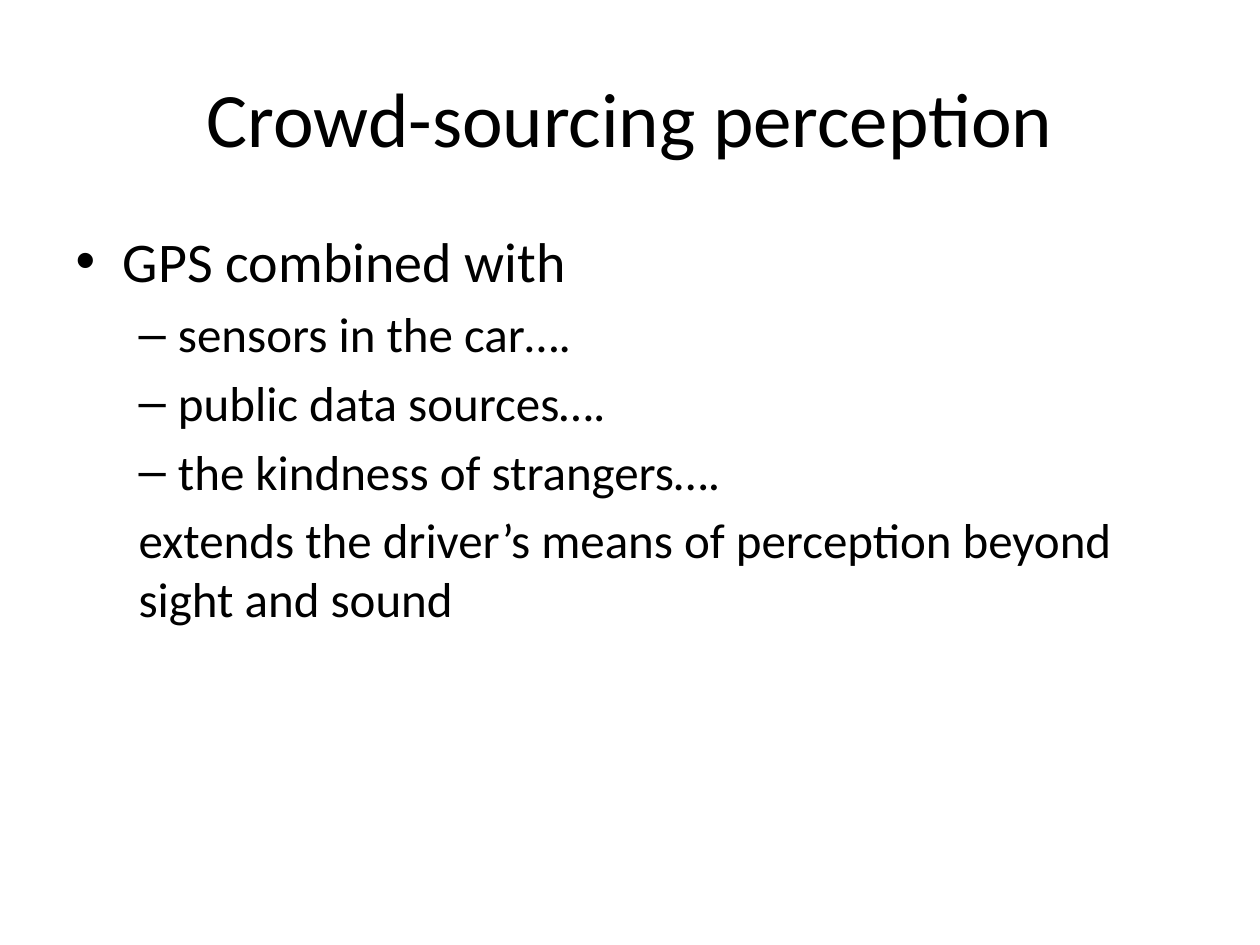
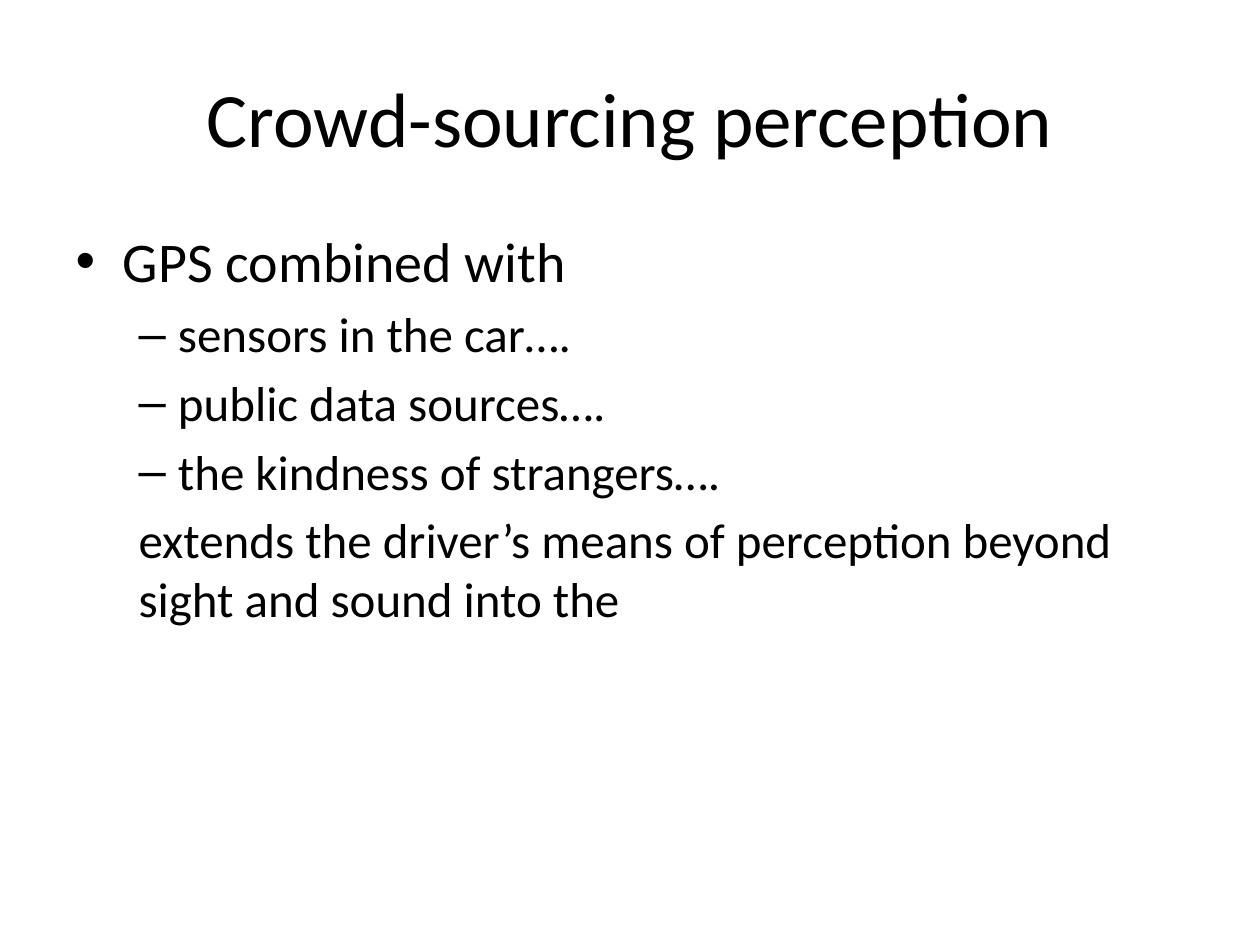
Before and after one commit to srish/crashers, a slide deck: slide 2 of The situated driver.pptx. Drawn at 1260x945 pixels with LibreOffice and Linux fonts; fonts in the diff are those of the drawing. Boxes give left, top, right and bottom in pixels: in the first picture for what was removed or moved away, otherwise in the second. Text is boxed around its words. In the diff, an @@ line names an element or a change of style, - is before the commit and + after.

```diff
--- a/The situated driver.pptx
+++ b/The situated driver.pptx
@@ text at (139, 523, 1112, 626): text changed @@
-  extends the driver’s means of perception beyond sight and sound
+  extends the driver’s means of perception beyond sight and sound into the
```
Also in this commit, not shown: 3 other slides changed.
